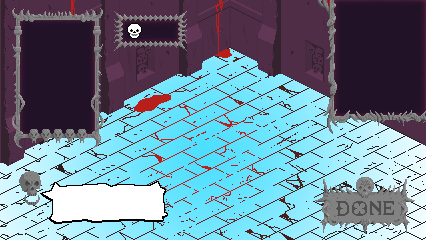
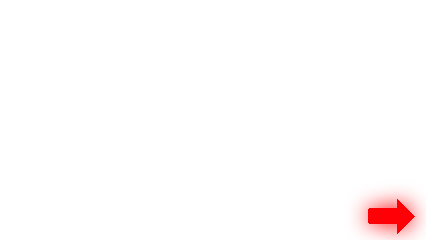
Before/after of a 426 x 240 layered artwork. What changed in the layer stack:
added layer "Layer 62" above "Layer 61" over [344, 179, 426, 240]
hid group "garagem" (26 layers) over [0, 0, 426, 240]
